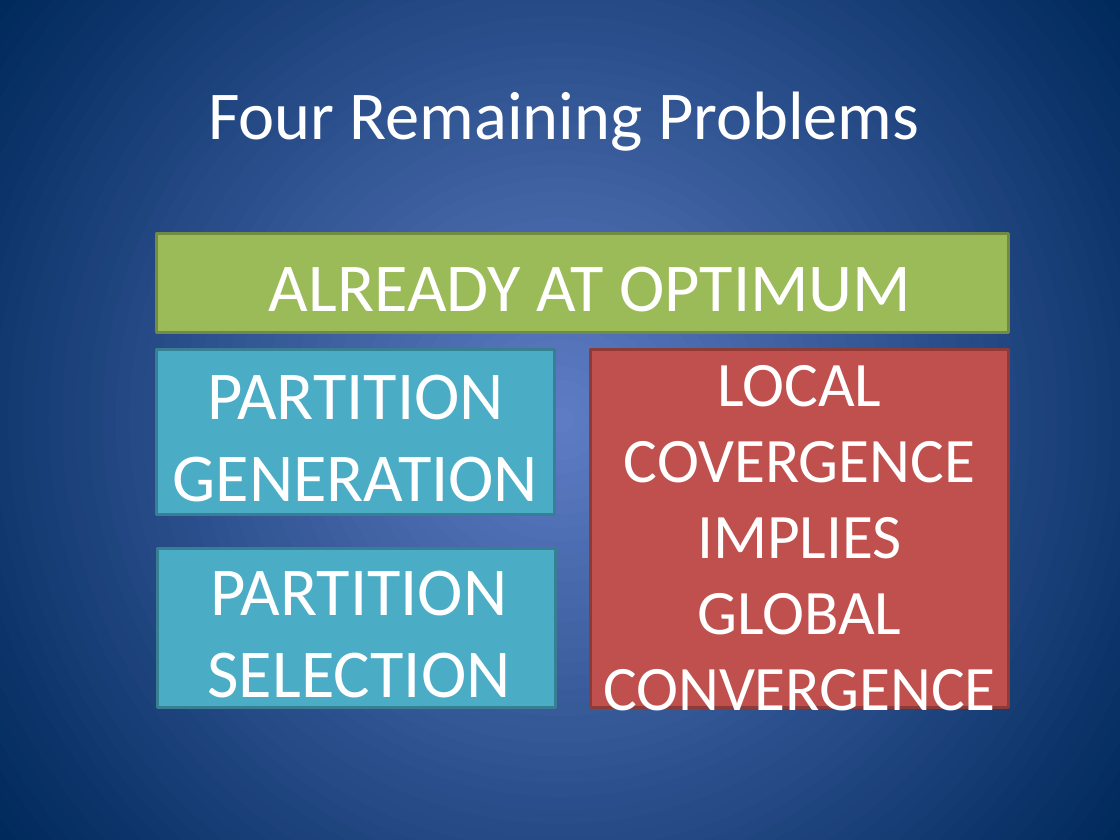
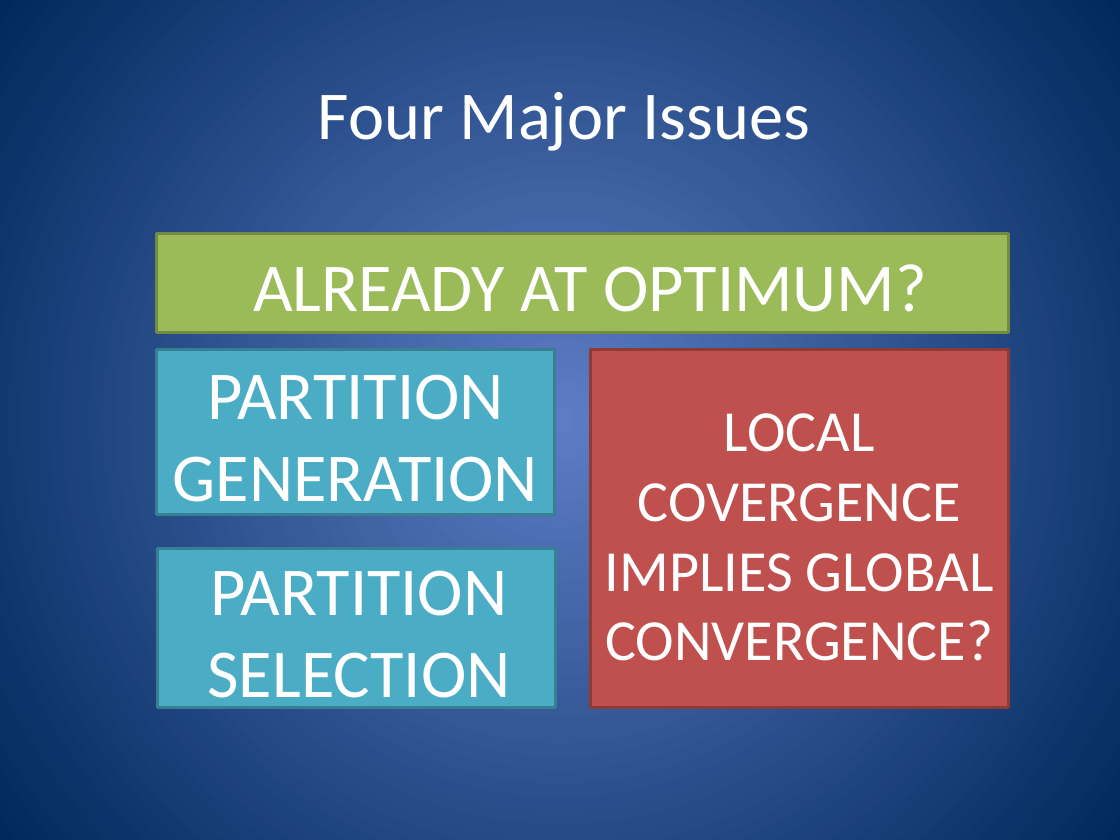
Before and after one commit to nfeltman/RayView, a slide deck: slide 35 of documentation/GroupMeetingPresentation.pptx (slide 34 before the commit). Drawn at 1120x840 pixels with LibreOffice and Linux fonts; fonts in the diff are those of the drawing. Boxes give left, top, right and bottom in pixels: in the first picture for what was removed or moved away, otherwise in the second. Text is boxed around its words. In the diff, an @@ line names an element or a change of style, - is before the commit and + after.

```diff
--- a/documentation/GroupMeetingPresentation.pptx
+++ b/documentation/GroupMeetingPresentation.pptx
@@ text at [318,92,810,151]: text changed @@
-Four Remaining Problems
+Four Major Issues
@@ text at [253,264,927,312]: text changed @@
-ALREADY AT OPTIMUM
+ALREADY AT OPTIMUM?
@@ text at [605,413,994,661]: text changed; size 40.7 to 37.4 pt @@
-LOCAL COVERGENCE IMPLIES GLOBAL CONVERGENCE
+LOCAL COVERGENCE IMPLIES GLOBAL CONVERGENCE?
```
Also in this commit, not shown: 10 other slides changed, 7 slides added, 3 slides removed.
